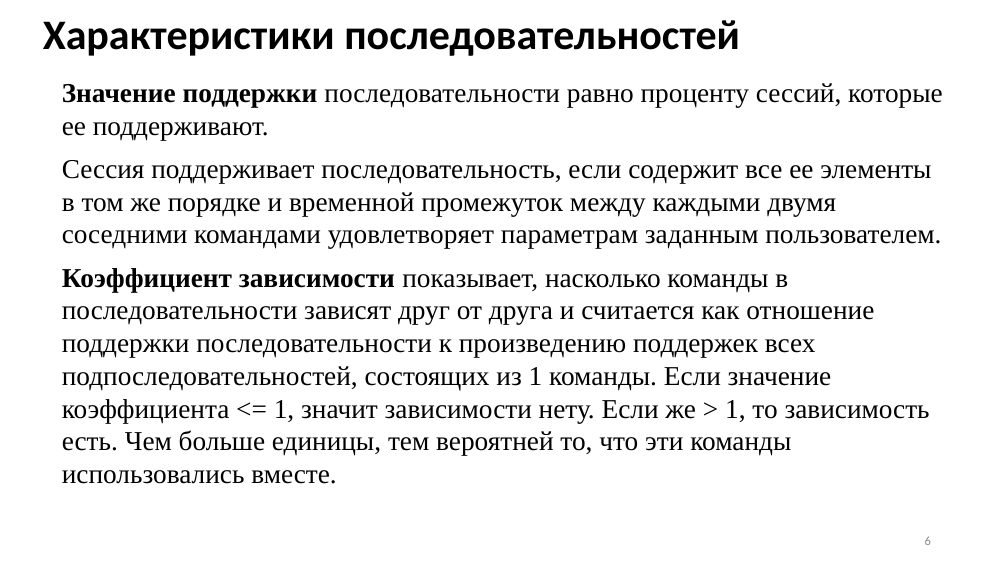
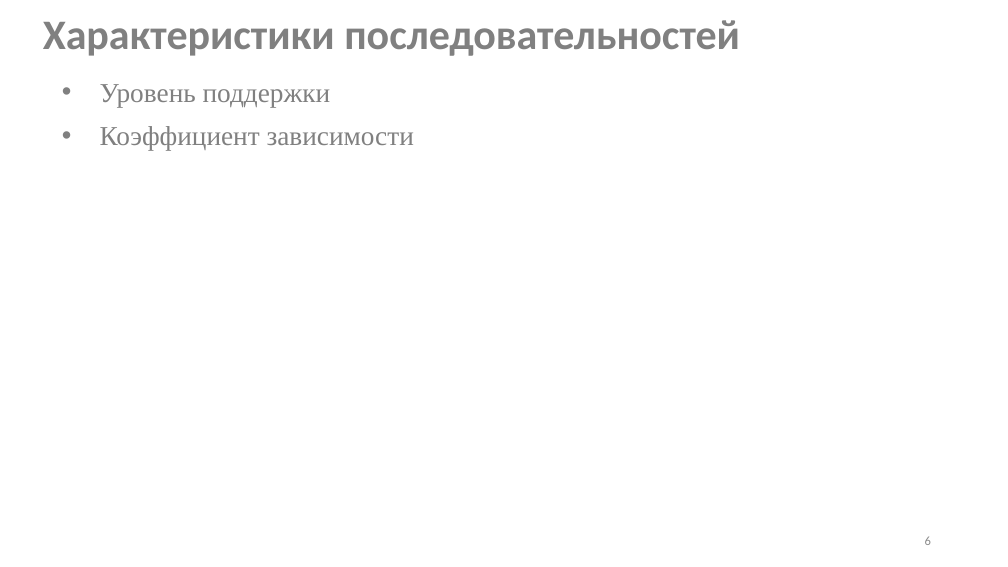
Before and after one commit to Inlucker/8semestr, a slide deck: slide 6 of ВКР/Презентация/ПронинАС_ВКР_презентация.pptx. Drawn at 1008x567 pixels with LibreOffice and Linux fonts; fonts in the diff are those of the drawing. Boxes give left, top, right and bottom in pixels: in the first picture for what was removed or moved away, otherwise in the second. Text is boxed around its words. In the diff, an @@ line names an element or a change of style, - is before the commit and + after.

```diff
--- a/ВКР/Презентация/ПронинАС_ВКР_презентация.pptx
+++ b/ВКР/Презентация/ПронинАС_ВКР_презентация.pptx
@@ title "Характеристики последовательностей" at box(43, 20, 740, 56): text colour #000000 to #808080 @@
@@ text at box(100, 84, 414, 150): text changed; text colour #000000 to #808080 @@
-Значение поддержки последовательности равно проценту сессий, которые ее поддерживают.
-Сессия поддерживает последовательность, если содержит все ее элементы в том же порядке и временной промежуток между каждыми двумя соседними командами удовлетворяет параметрам заданным пользователем.
-Коэффициент зависимости показывает, насколько команды в последовательности зависят друг от друга и считается как отношение поддержки последовательности к произведению поддержек всех подпоследовательностей, состоящих из 1 команды. Если значение коэффициента <= 1, значит зависимости нету. Если же > 1, то зависимость есть. Чем больше единицы, тем вероятней то, что эти команды использовались вместе.
+• Уровень поддержки
+• Коэффициент зависимости
```
Also in this commit, not shown: 3 other slides changed, 2 slides added, 3 other files.
